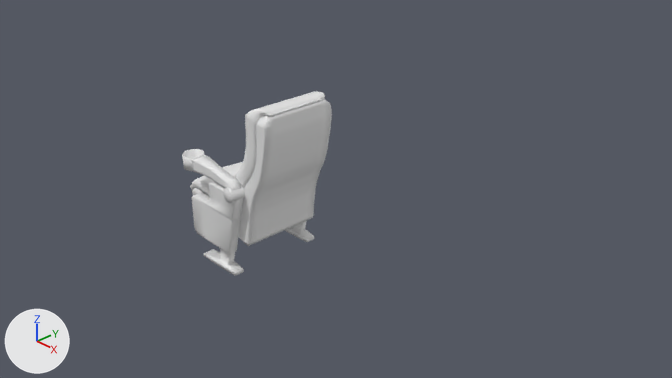
The Blender file butaca cine/sillascine.blend as it was, and as the next commit left it.
The view is the same before and after, from the file's camera 'Camera'. Lighting does not change. The marker at lower left points along +X, +Y and +Z.

In view in the first picture: 'apollo.001', 'apollotela', 'eje central', 'espaldar', 'espaldartela'.
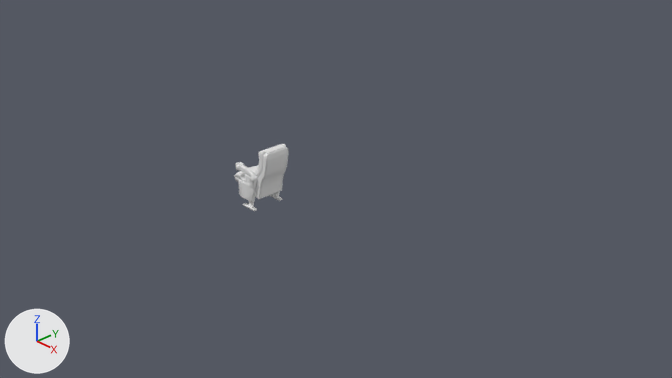
Commit message: butaca cine 2.0

Edits to the scene script, one JSON object a line:
```json
{"op": "set", "path": "ob_apollotela.location", "old": "(-3.32, 1.21, -1.35)", "new": "(-2.93, 1.2, -0.87)"}
{"op": "set", "path": "ob_apollotela.scale", "old": "(1.0, 1.0, 1.0)", "new": "(0.418, 0.37, 0.412)"}
{"op": "set", "path": "ob_espaldar.location", "old": "(-2.67, 1.21, -0.71)", "new": "(-2.71, 1.2, -0.65)"}
{"op": "set", "path": "ob_espaldar.scale", "old": "(1.0, 1.0, 1.0)", "new": "(0.42, 0.35, 0.376)"}
{"op": "set", "path": "ob_eje_central.location", "old": "(-2.7, 1.19, -1.54)", "new": "(-2.7, 1.19, -0.96)"}
{"op": "set", "path": "ob_eje_central.scale", "old": "(0.0832, 0.0832, 0.0832)", "new": "(0.0331, 0.029, 0.0288)"}
{"op": "set", "path": "ob_espaldartela.location", "old": "(-2.67, 1.21, -0.71)", "new": "(-2.7, 1.2, -0.65)"}
{"op": "set", "path": "ob_espaldartela.scale", "old": "(1.0, 1.0, 1.0)", "new": "(0.412, 0.347, 0.371)"}
{"op": "set", "path": "ob_apollo_001.location", "old": "(-3.32, 1.21, -1.34)", "new": "(-2.94, 1.2, -0.86)"}
{"op": "set", "path": "ob_apollo_001.scale", "old": "(1.0, 1.0, 1.0)", "new": "(0.398, 0.373, 0.43)"}
```

Location of each change, (x1, y1, x2, y2) in pixels of the pictures (672 x 378 px):
```json
{"object": "espaldar", "change": "moved, rescaled", "before": [238, 100, 332, 246], "after": [255, 147, 289, 199], "on screen": "63% narrower, 64% shorter"}
{"object": "eje central", "change": "moved, rescaled", "before": [182, 149, 314, 276], "after": [236, 162, 282, 211], "on screen": "65% narrower, 61% shorter"}
{"object": "espaldartela", "change": "moved, rescaled", "before": [235, 91, 325, 188], "after": [255, 144, 286, 178], "on screen": "65% narrower, 64% shorter"}
{"object": "apollotela", "change": "moved, rescaled", "before": [190, 162, 243, 196], "after": [234, 165, 258, 181]}
{"object": "apollo.001", "change": "moved, rescaled", "before": [192, 188, 202, 195], "after": [235, 177, 241, 182]}
```
